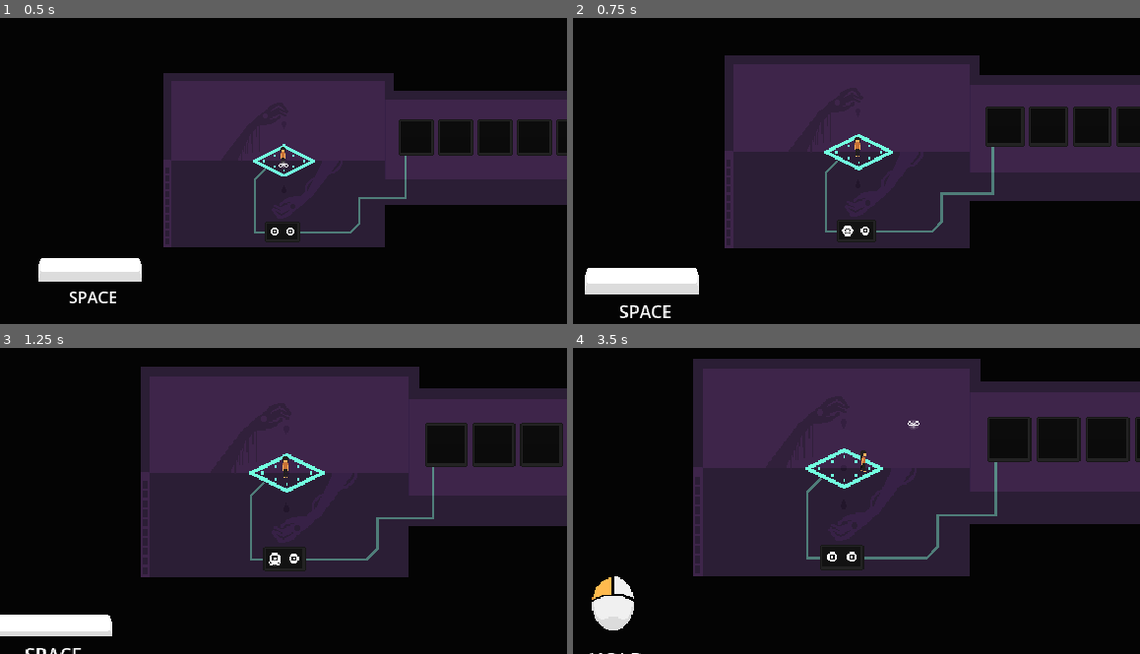
Above: before the commit, frames 1-4 (two rows, left to right).
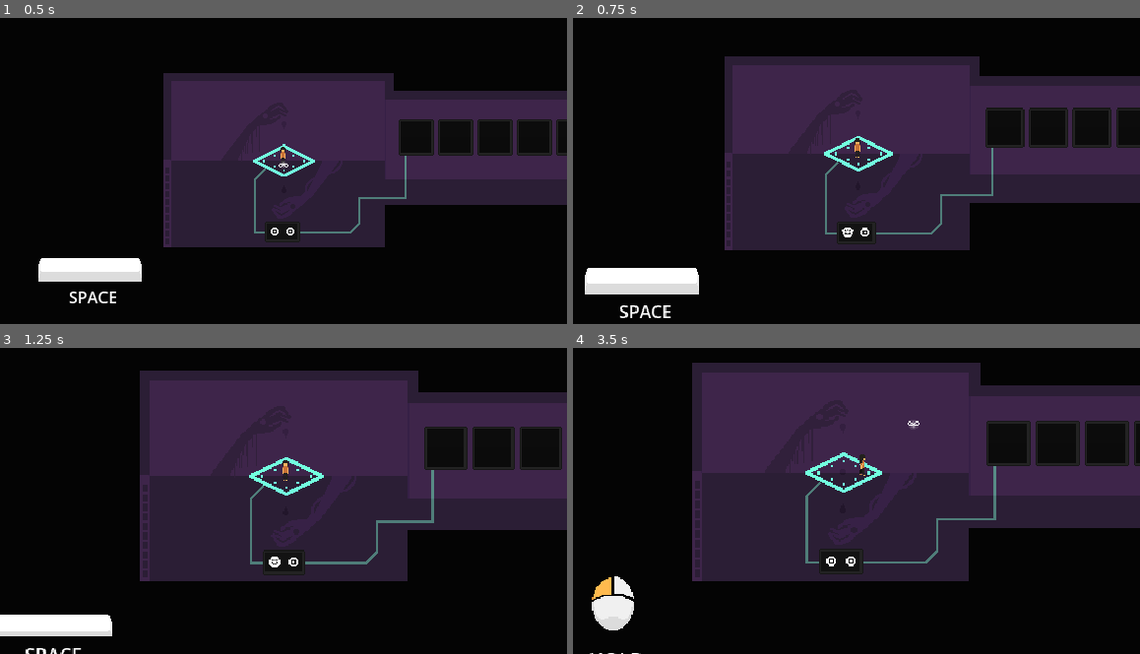
Above: after the commit, the same moments.

Repository: Lilith-In-Starlight/xau
Game: Godot game, scene res://game.tscn
Two runs of this game, one before a commit and one after it. Both use one fixed random seed, a clock stepped at 60 frames per second and the inputs below. Sound files missing from this copy of the repository are replaced by a short silence.
Inputs (mouse positions are in pixels of both pictures, inside the frame that each line leads up to):
- Up to frame 1 (0.5 s): no input
- Up to frame 2 (0.75 s): click (845, 232) at 0.52 s
- Up to frame 3 (1.25 s): no input
- Up to frame 4 (3.5 s): move the mouse to (981, 479) at 1.27 s; hold D (right) 1.28-2.03 s; tap Space (confirm) at 1.35 s; click (981, 479) at 1.42 s; move the mouse to (743, 510) at 2.02 s; hold S (down) 2.03-2.78 s; click (743, 510) at 2.1 s; move the mouse to (913, 424) at 2.77 s; hold D (right) from 2.78 s (still down); hold Right mouse button (noconnect) from 2.78 s (still down)

Frame 1 is identical in both runs. In frame 2, 1.6% of the frame differs, in the area x 26-100%, y 12-76%; in frame 3, 3.9%; in frame 4, 4.6%, in the area x 21-100%, y 3-77%.

Commit message:
Fixed some math

Diff:
--- a/Camera.gd
+++ b/Camera.gd
@@ -24,13 +24,14 @@
 			set_target_zoom(null)
 			return
 		var true_pos :Vector2 = target_zoom.get_rect().get_center() + target_zoom.global_position
-		var dist :Vector2 = existing_cursor_pos * (puzzle_zoom_factor - existing_puzzle_zoom + 1) - existing_cursor_pos
+		var zoom_thing :float = (puzzle_zoom_factor - existing_puzzle_zoom + 1)
+		var dist :Vector2 = (existing_cursor_pos * zoom_thing - existing_cursor_pos) / zoom_thing
 		var tdist :Vector2 = position - true_pos
 		position = lerp(position, $"../Character".position + dist, puzzle_zoom_speed)
 		zoom = lerp(zoom, Vector2(puzzle_zoom_factor, puzzle_zoom_factor), puzzle_zoom_speed)
 		if tdist.length() < existing_dist:
 			existing_dist = tdist.length()
-		if tdist.length() > existing_dist + 25:
+		if tdist.length() > existing_dist + 20:
 			set_target_zoom(null)
 
 
